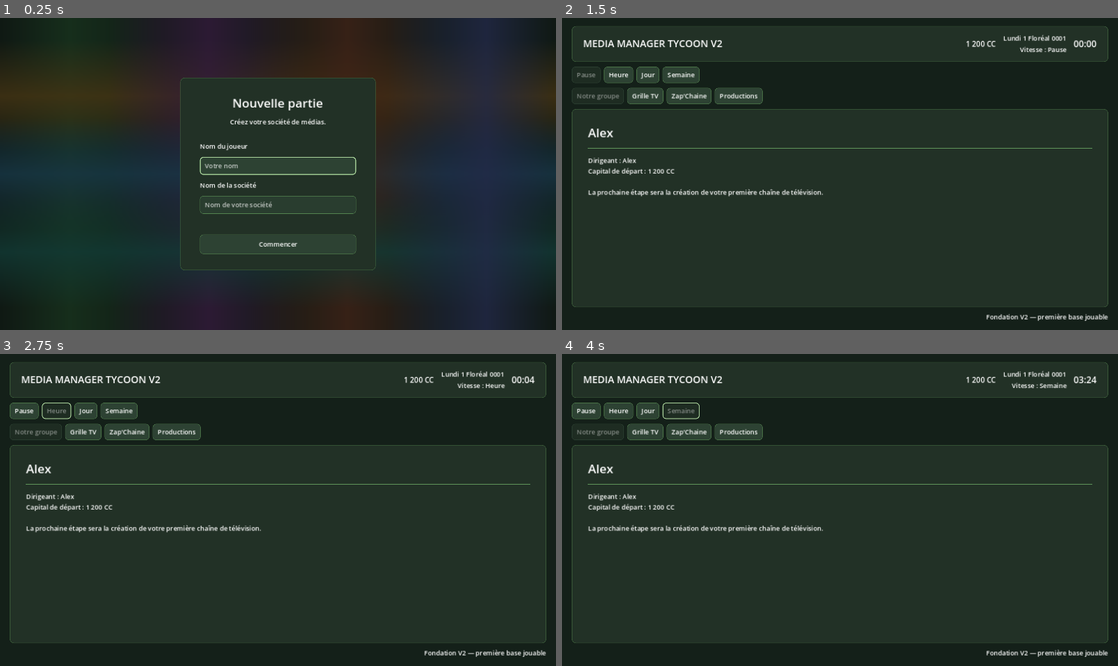
Above: before the commit, frames 1-4 (two rows, left to right).
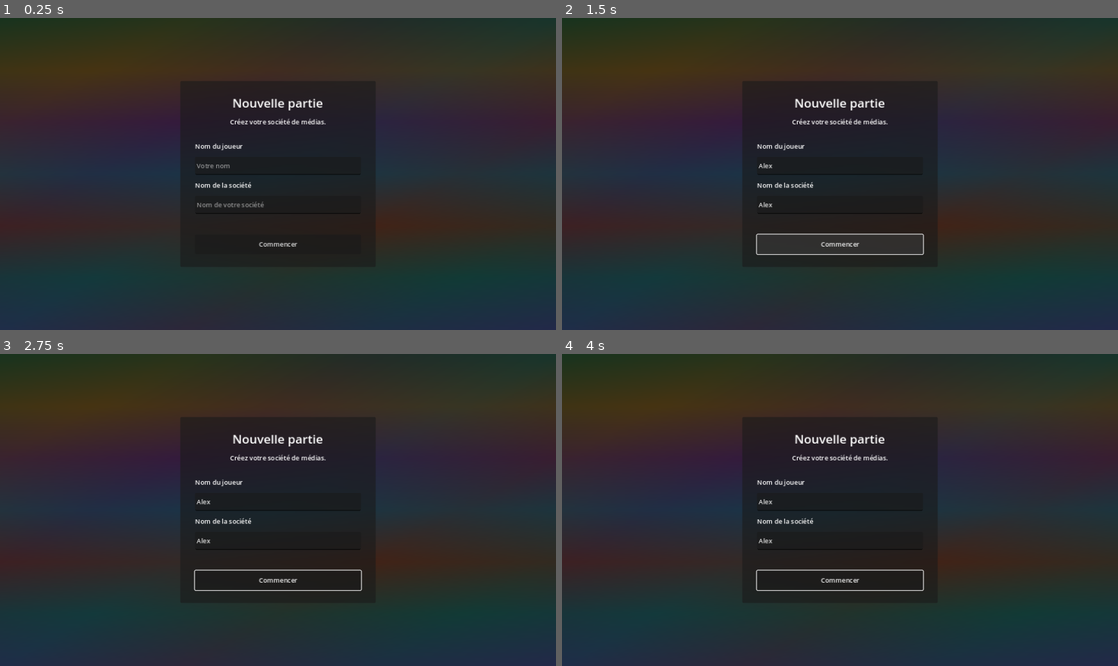
Above: after the commit, the same moments.

Repository: Adrienco69/MediaManagerTycoon_V2
Game: Godot game, scene res://scenes/main.tscn
Same seed, same stepped clock (60 frames per second), same inputs: the game is played once before the commit and once after it.
Inputs (mouse positions are in pixels of both pictures, inside the frame that each line leads up to):
- Up to frame 1 (0.25 s): no input
- Up to frame 2 (1.5 s): click (840, 164) at 0.52 s; type "Alex" at 0.6 s; click (840, 205) at 0.75 s; type "Alex" at 0.83 s; click "Commencer" at 1.25 s
- Up to frame 3 (2.75 s): click "Heure" at 2 s
- Up to frame 4 (4 s): click "Jour" at 2.75 s; click "Semaine" at 3.5 s

The runs differ from the first frame. In frame 1, 26% of the frame differs, in the area x 0-100%, y 0-100%; in frame 2, 30%; in frame 3, 30%; in frame 4, 30%, in the area x 0-100%, y 2-100%.
Error after the commit: Parse Error: Static function "place_speed_under_date()" not found in base "TopBarLayout". (res://scripts/main.gd:40)

Commit message:
Move time speed buttons under date

Diff:
--- a/scripts/ui/top_bar_layout.gd
+++ b/scripts/ui/top_bar_layout.gd
@@ -2,16 +2,41 @@
 extends RefCounted
 
 
-static func place_speed_under_date(
+static func place_speed_controls_under_date(
 	speed_label: Label,
 	week_label: Label,
-	date_container: VBoxContainer
+	date_container: VBoxContainer,
+	pause_button: Button,
+	hour_button: Button,
+	day_button: Button,
+	week_button: Button
 ) -> void:
+	var old_controls: Control = speed_label.get_parent() as Control
+
 	week_label.visible = false
+	speed_label.visible = false
 
-	if speed_label.get_parent() != date_container:
-		speed_label.reparent(date_container)
+	var button_row: HBoxContainer = date_container.get_node_or_null("SpeedButtons") as HBoxContainer
+	if button_row == null:
+		button_row = HBoxContainer.new()
+		button_row.name = "SpeedButtons"
+		button_row.alignment = BoxContainer.ALIGNMENT_CENTER
+		button_row.add_theme_constant_override("separation", 6)
+		date_container.add_child(button_row)
 
-	speed_label.custom_minimum_size = Vector2.ZERO
-	speed_label.horizontal_alignment = HORIZONTAL_ALIGNMENT_RIGHT
-	date_container.move_child(speed_label, 1)
+	var buttons: Array[Button] = [
+		pause_button,
+		hour_button,
+		day_button,
+		week_button
+	]
+
+	for button: Button in buttons:
+		if button.get_parent() != button_row:
+			button.reparent(button_row)
+		button.custom_minimum_size = Vector2(64, 34)
+
+	date_container.add_theme_constant_override("separation", 6)
+
+	if old_controls != null:
+		old_controls.visible = false
